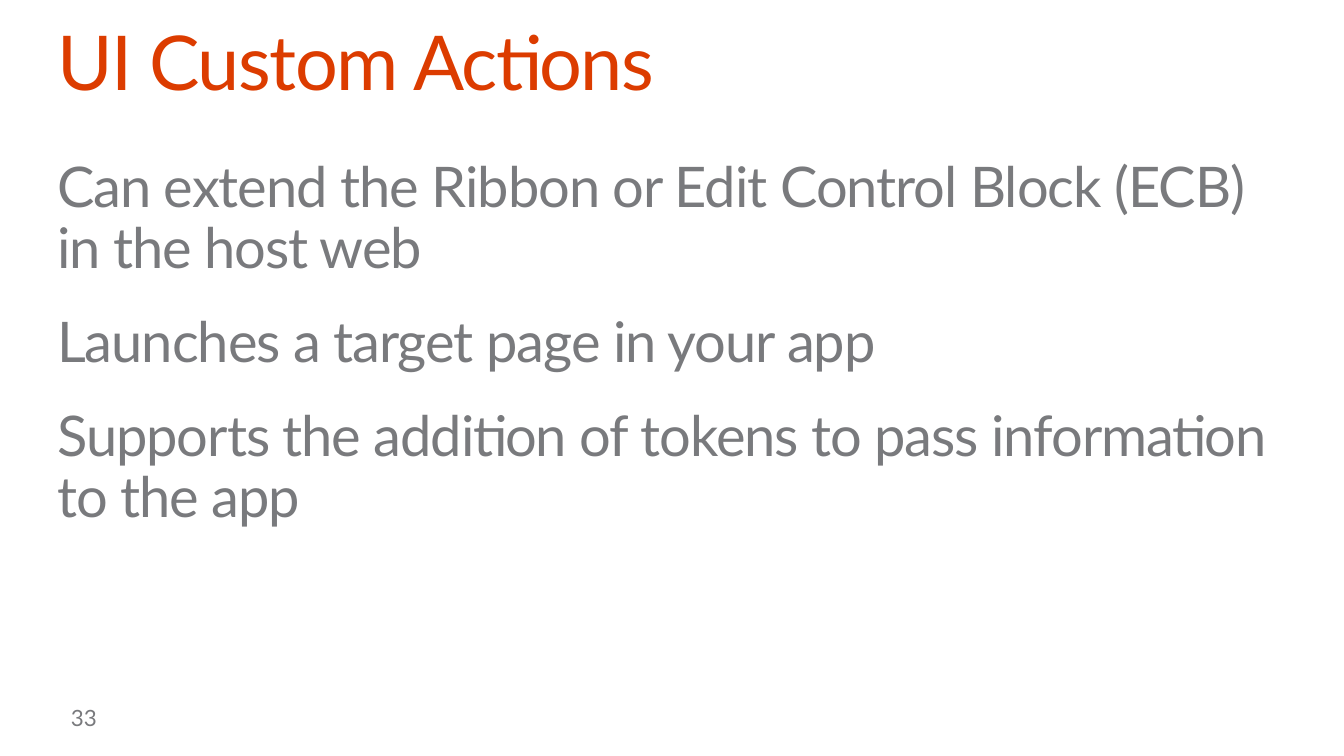
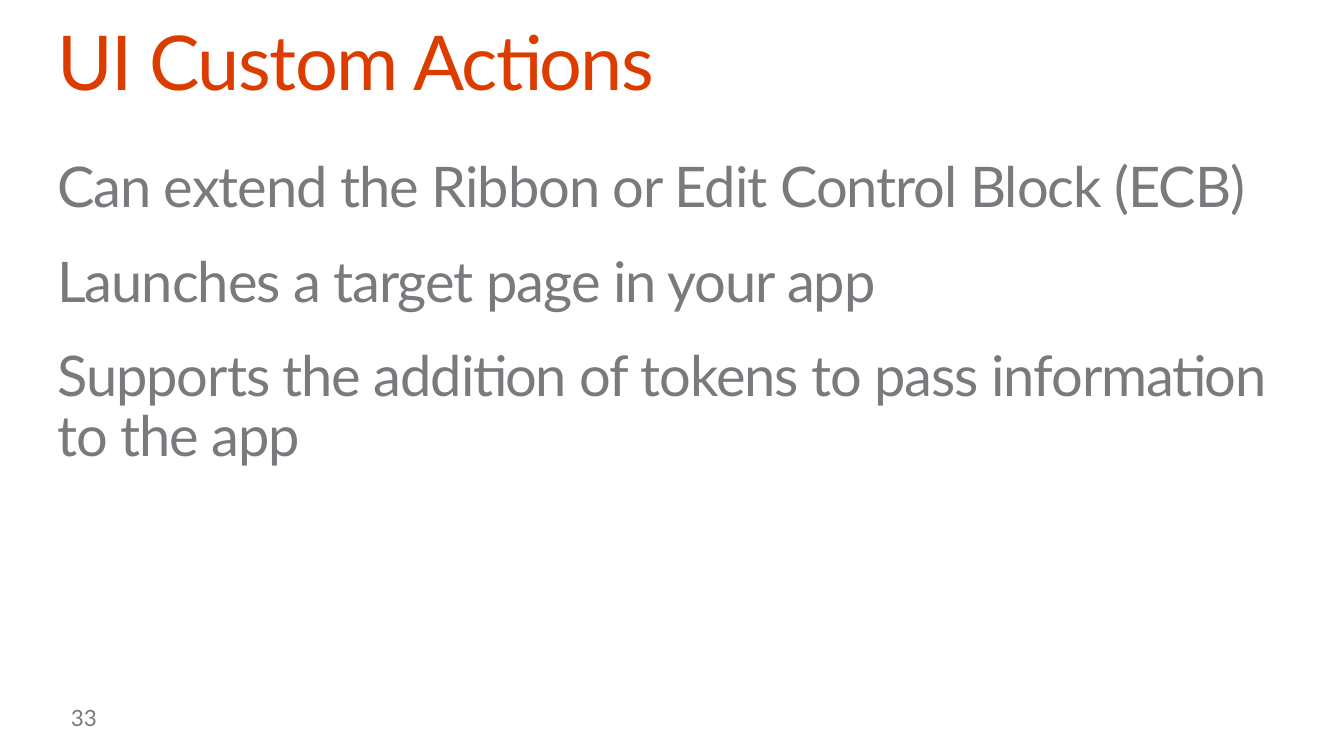
Before and after one commit to OfficeDev/TrainingContent, a slide deck: slide 33 of O3652-5 Deep Dive into SharePoint Hosted Apps/O3652-5 Deep Dive into SharePoint Hosted Apps.pptx. Drawn at 1344x756 pixels with LibreOffice and Linux fonts; fonts in the diff are those of the drawing; background and template pictures are left out. Boxes give left, top, right and bottom in pixels: in the first picture for what was removed or moved away, otherwise in the second. Text is boxed around its words. In the diff, an @@ line names an element or a change of style, - is before the commit and + after.

Commit message:
Slide updates

```diff
--- a/O3652-5 Deep Dive into SharePoint Hosted Apps/O3652-5 Deep Dive into SharePoint Hosted Apps.pptx
+++ b/O3652-5 Deep Dive into SharePoint Hosted Apps/O3652-5 Deep Dive into SharePoint Hosted Apps.pptx
@@ text at [57,164,1245,215]: text changed @@
-Can extend the Ribbon or Edit Control Block (ECB) in the host web
+Can extend the Ribbon or Edit Control Block (ECB)
```
Also in this commit, not shown: 2 other files.
